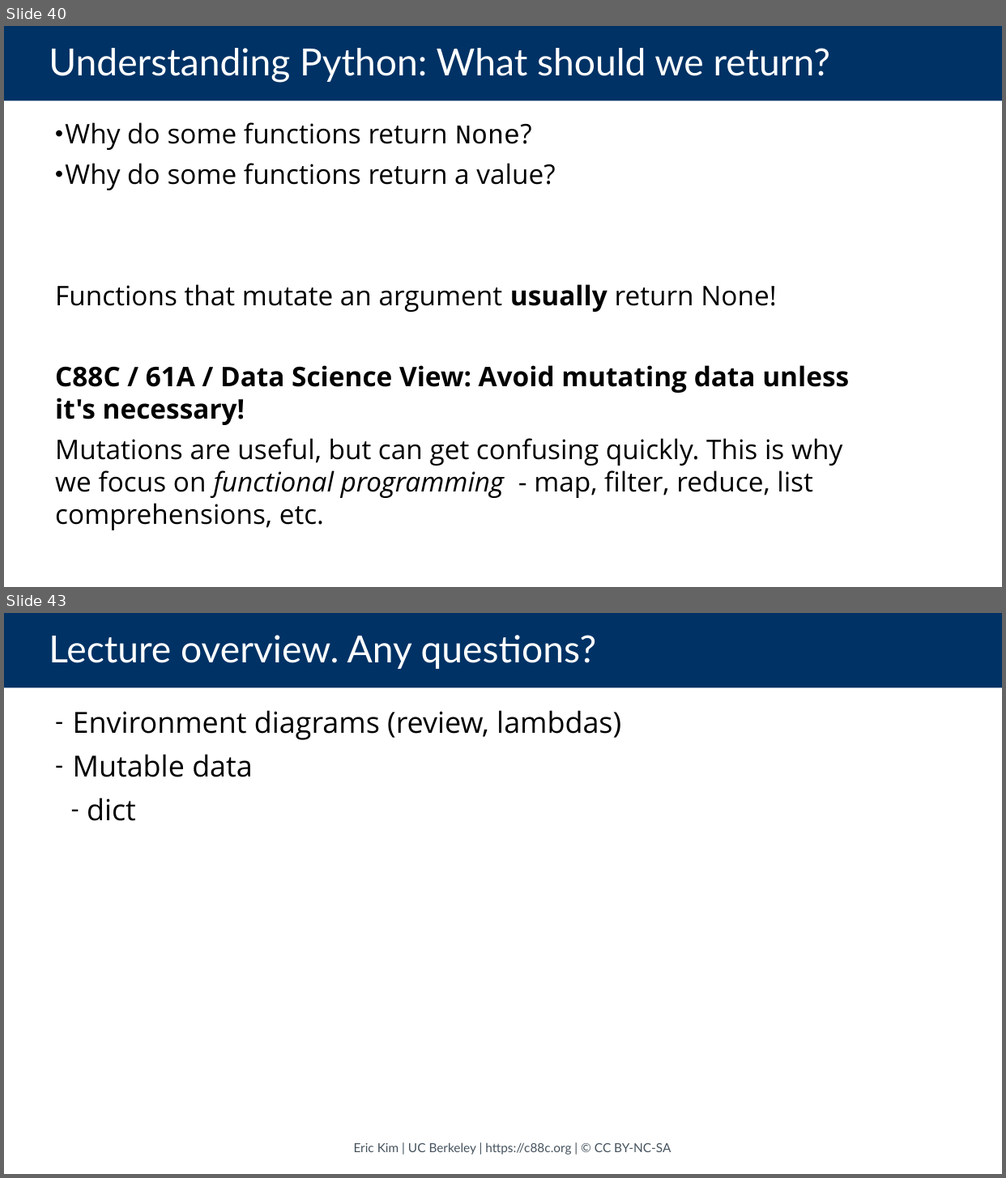
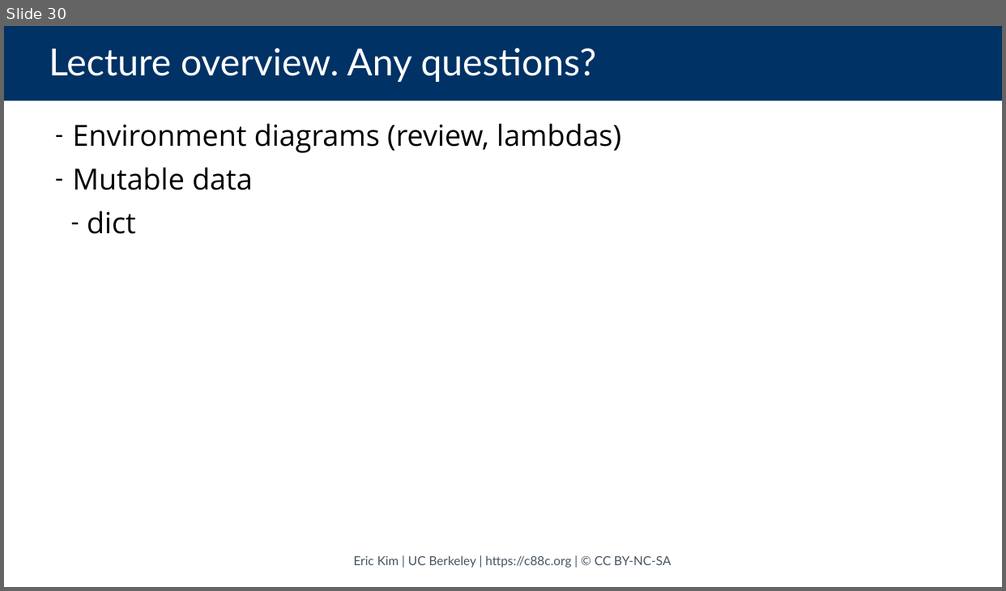
Before and after one commit to cs88-website/su24, a slide deck: assets/slides/su24/08-Environments_Mutable_Data.pptx. Shown one above the other, each under a label of ours: slides 40 and 43 before the commit, slide 30 after it; the slides between them are not shown. The pictures are 1006x1178 and 1006x591 pixels, drawn with LibreOffice and Linux fonts; fonts in the diff are those of the drawing. Boxes give left, top, right and bottom in pixels: in the first picture for what was removed or moved away, otherwise in the second. Text is boxed around its words. In the diff, an @@ line names an element or a change of style, - is before the commit and + after.

```diff
--- a/assets/slides/su24/08-Environments_Mutable_Data.pptx
+++ b/assets/slides/su24/08-Environments_Mutable_Data.pptx
@@ slide 40 removed at (4, 26, 1002, 587), background #FFFFFF @@
@@ title removed at (4, 26, 1002, 101) @@
-Understanding Python: What should we return?
@@ text removed at (55, 122, 849, 531) @@
-• Why do some functions return None?
-• Why do some functions return a value?
-Functions that mutate an argument usually return None!
-C88C / 61A / Data Science View: Avoid mutating data unless it's necessary!
-Mutations are useful, but can get confusing quickly. This is why we focus on functional programming - map, filter, reduce, list comprehensions, etc.
@@ what was slide 43 is now slide 30 @@
```
Also in this commit, not shown: 2 slides changed, 12 other slides removed, 3 other files.
